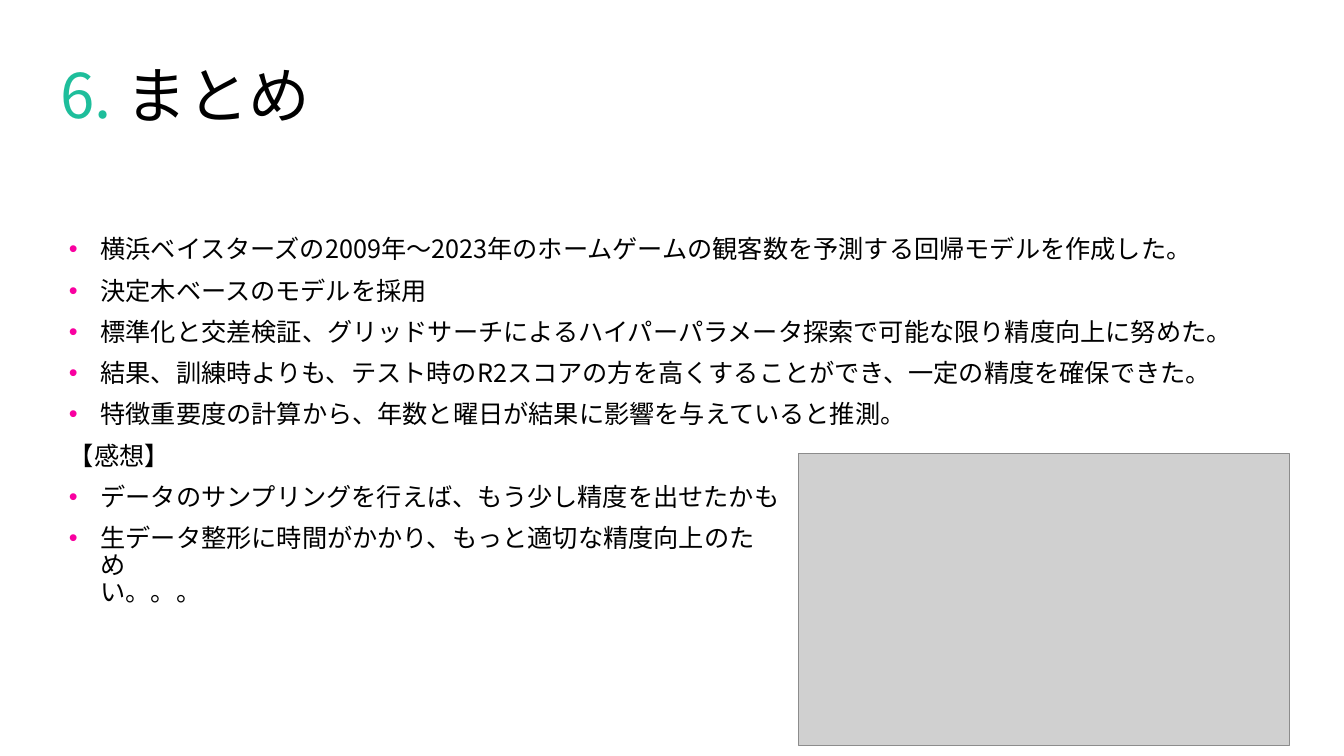
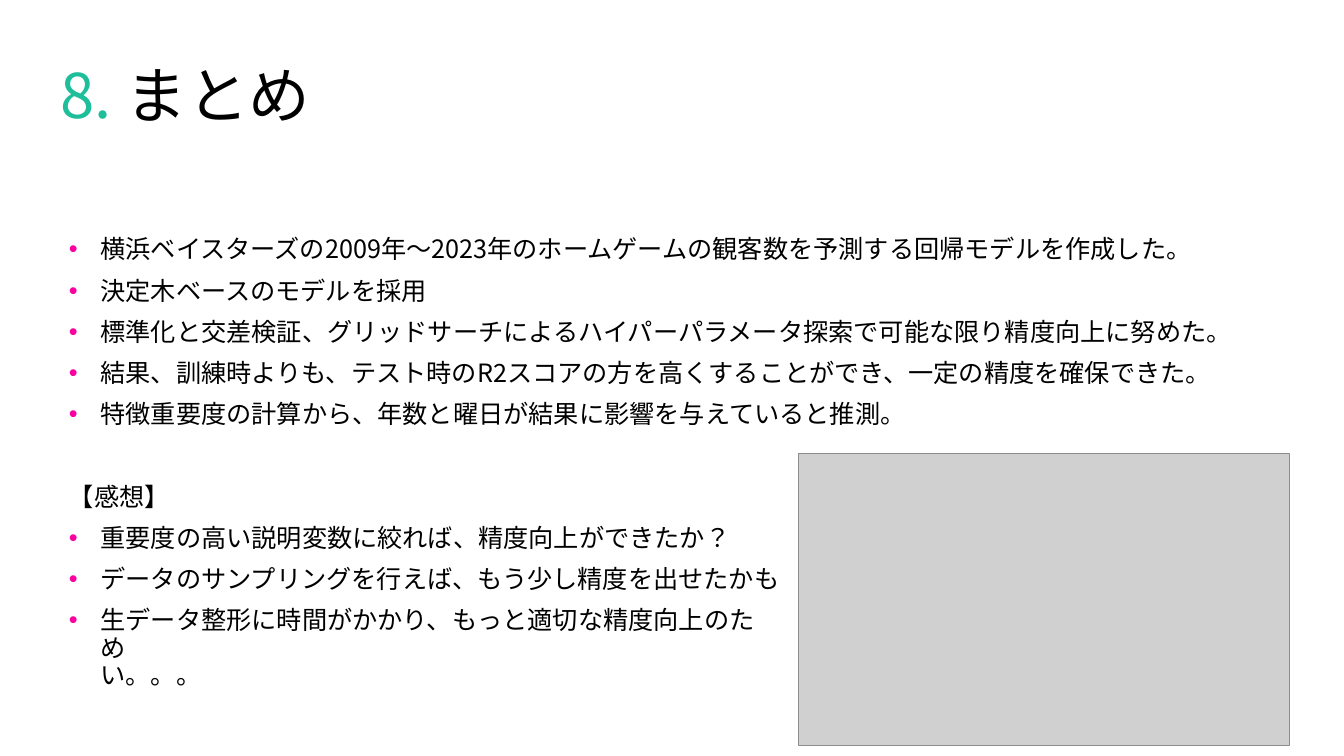
Before and after one commit to tsyu12345/Class_DataScienceEX, a slide deck: slide 16 of 最終課題用/report-23vr008n.pptx (slide 15 before the commit). Drawn at 1344x756 pixels with LibreOffice and Linux fonts; fonts in the diff are those of the drawing; grey boxes stand for pictures. Boxes give left, top, right and bottom in pixels: in the first picture for what was removed or moved away, otherwise in the second. Text is boxed around its words. In the diff, an @@ line names an element or a change of style, - is before the commit and + after.

```diff
--- a/最終課題用/report-23vr008n.pptx
+++ b/最終課題用/report-23vr008n.pptx
@@ title at (60,69,311,121): text changed @@
-6. まとめ
+8. まとめ
@@ text at (100,525,730,549): paragraph added @@
+• 重要度の高い説明変数に絞れば、精度向上ができたか？
```
Also in this commit, not shown: 8 other slides changed, 2 slides added, 1 slide removed, 1 other file.
